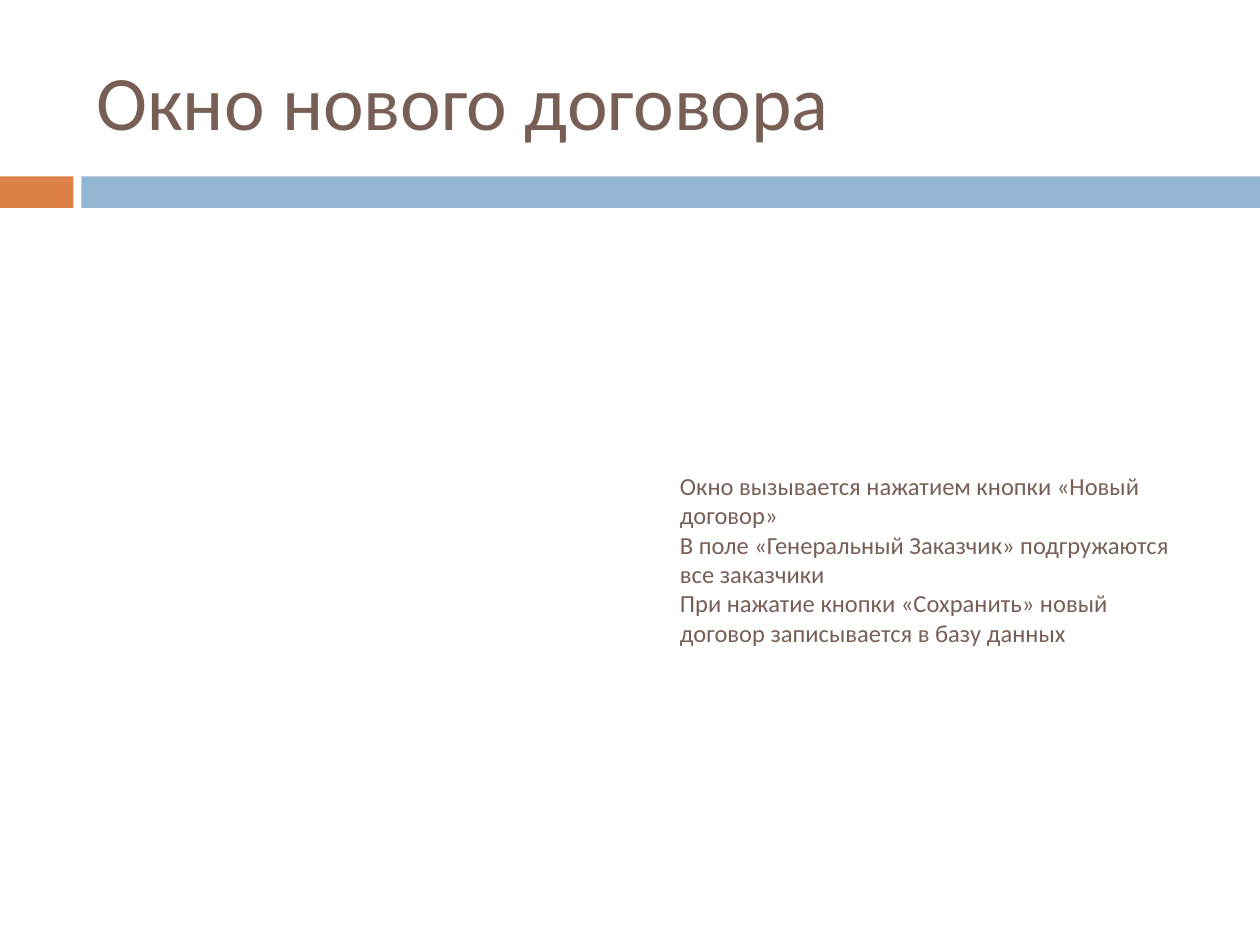
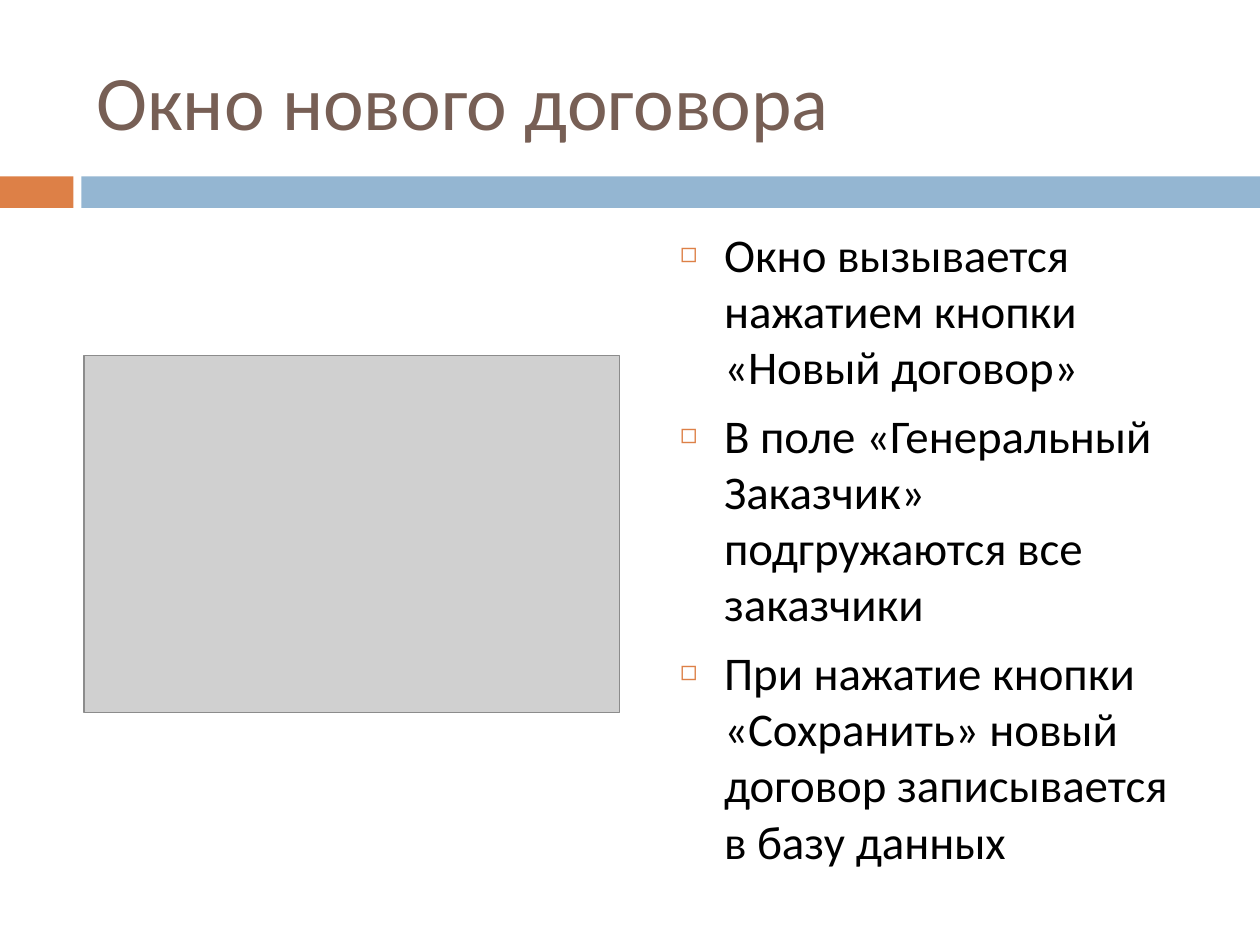
Before and after one commit to Datel777/DIPLOM, a slide deck: slide 8 of Презентация.pptx. Drawn at 1260x945 pixels with LibreOffice and Linux fonts; fonts in the diff are those of the drawing; grey boxes stand for pictures. Boxes give left, top, right and bottom in pixels: in the first picture for what was removed or moved away, otherwise in the second. Text is boxed around its words. In the diff, an @@ line names an element or a change of style, - is before the commit and + after.

```diff
--- a/Презентация.pptx
+++ b/Презентация.pptx
@@ text "Окно вызывается нажатием кнопки «Новый ..." at [724,241,1167,867]: size 14 to 26.8 pt, text colour #775F55 to #000000; bullet none to ◻; more space between paragraphs; vertical alignment middle to top @@
@@ picture added at [84,355,620,712] @@
```
Also in this commit, not shown: 8 other slides changed, 1 other file.
